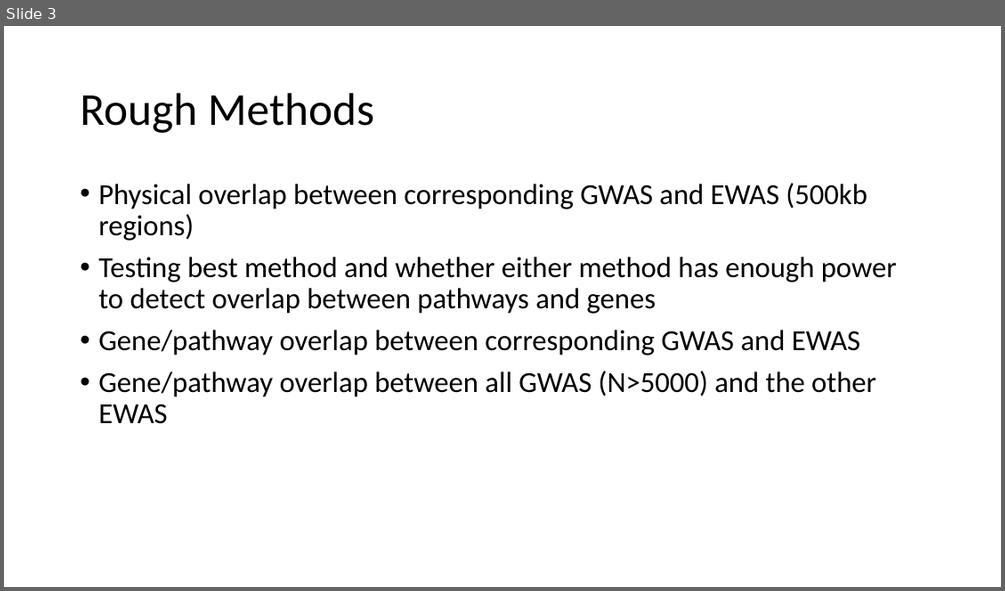
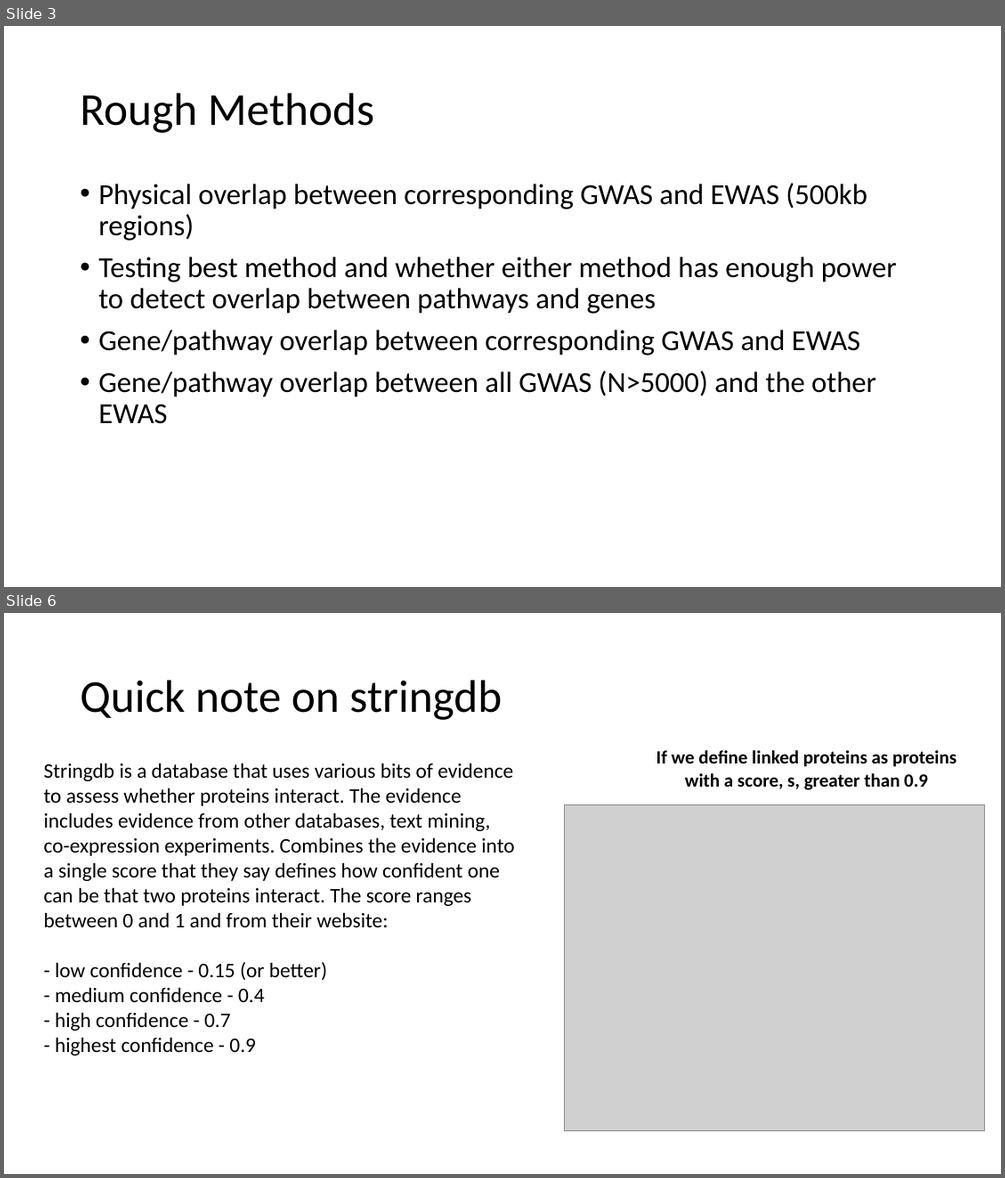
Before and after one commit to thomasbattram/thesis, a slide deck: meetings/2020-07-01/ewas-gwas-comparison-paper.pptx. Shown one above the other, each under a label of ours: slide 3 before the commit, slides 3 and 6 after it; the slides between them are not shown. The pictures are 1005x591 and 1005x1178 pixels, drawn with LibreOffice and Linux fonts; fonts in the diff are those of the drawing; grey boxes stand for pictures. Boxes give left, top, right and bottom in pixels: in the first picture for what was removed or moved away, otherwise in the second. Text is boxed around its words. In the diff, an @@ line names an element or a change of style, - is before the commit and + after.

```diff
--- a/meetings/2020-07-01/ewas-gwas-comparison-paper.pptx
+++ b/meetings/2020-07-01/ewas-gwas-comparison-paper.pptx
@@ slide 6 added at bbox=[4, 613, 1001, 1174], background #FFFFFF @@
@@ title added at bbox=[80, 680, 502, 720], 44 pt, text #000000 @@
+Quick note on stringdb
@@ text added at bbox=[44, 763, 514, 1055], 20 pt, text #000000 @@
+Stringdb is a database that uses various bits of evidence to assess whether proteins interact. The evidence includes evidence from other databases, text mining, co-expression experiments. Combines the evidence into a single score that they say defines how confident one can be that two proteins interact. The score ranges between 0 and 1 and from their website:
+- low confidence - 0.15 (or better)
+- medium confidence - 0.4
+- high confidence - 0.7
+- highest confidence - 0.9
@@ text added at bbox=[656, 750, 956, 790], 18 pt, text #000000, bold @@
+If we define linked proteins as proteins with a score, s, greater than 0.9
@@ picture added at bbox=[564, 805, 985, 1131] @@
```
Also in this commit, not shown: 6 slides changed, 3 other slides added, 1 slide removed, 2 other files.
